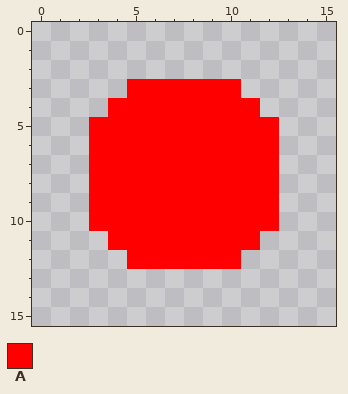
A pixel-art sprite gets an edit: app/images/iconRed.png. Above is the file before it was changed.
The file is 16x16 pixels. Pixels under 10% opacity are left out.
Palette (. is transparent): A #ff0000
Pixels before, first column x 3:
 3 ..AAAAAA..
 4 .AAAAAAAA.
 5 AAAAAAAAAA
 6 AAAAAAAAAA
 7 AAAAAAAAAA
 8 AAAAAAAAAA
 9 AAAAAAAAAA
10 AAAAAAAAAA
11 .AAAAAAAA.
12 ..AAAAAA..
The result:
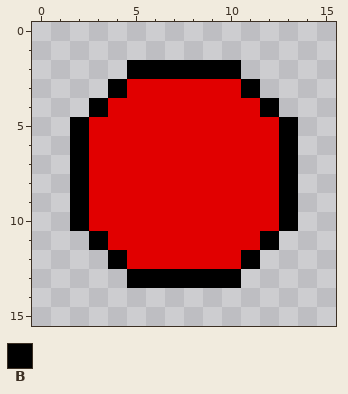
Colours new in this view: B #000000
Diff:
colour A: #ff0000 -> #e10000
Changed rows in their new state; - is a pixel that keeps its letter.
first column x 2:
 2 ---BBBBBB---
 3 --B------B--
 4 -B--------B-
 5 B----------B
 6 B----------B
 7 B----------B
 8 B----------B
 9 B----------B
10 B----------B
11 -B--------B-
12 --B------B--
13 ---BBBBBB---
Changed places in both pictures, as pixel boxes (x1, y1, x2, y2):
changed: (70, 60, 298, 288)
